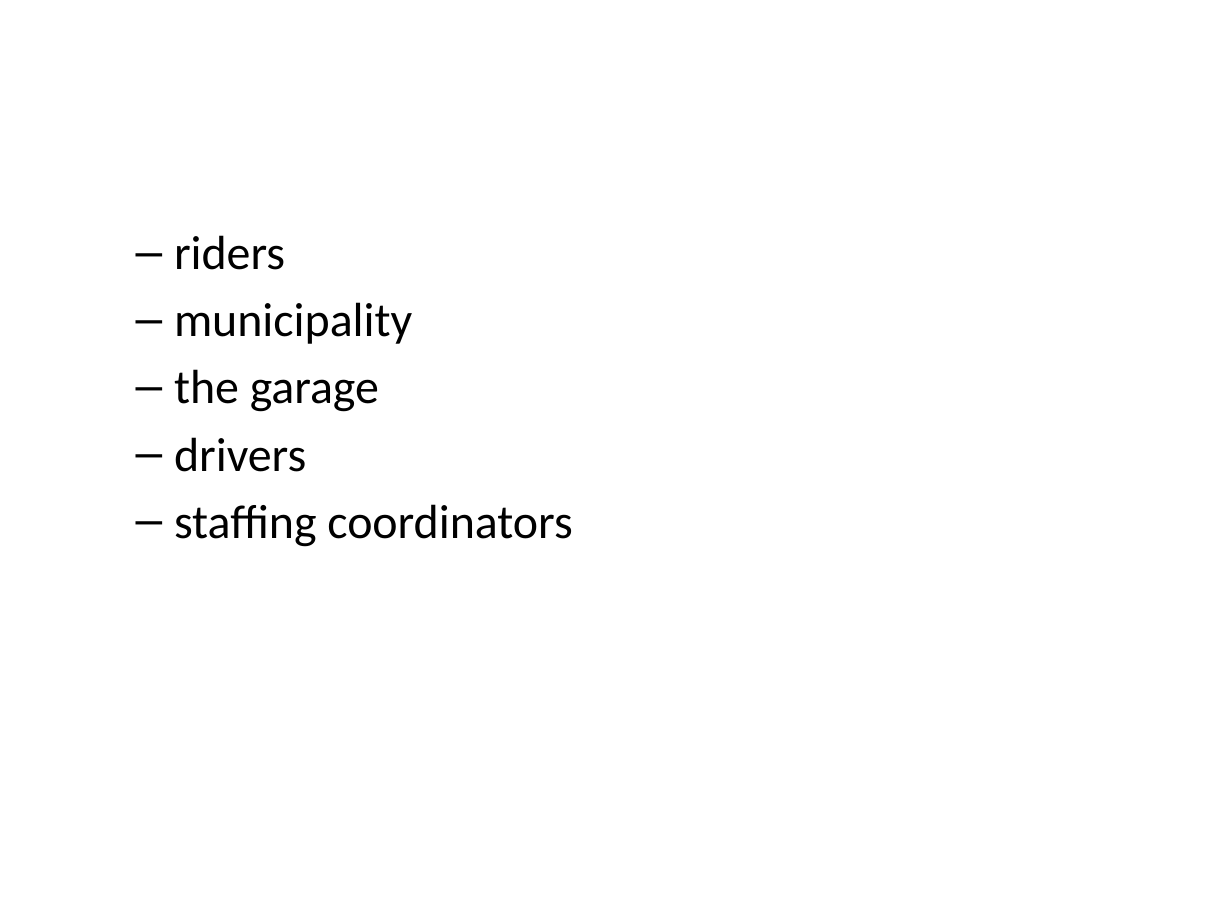
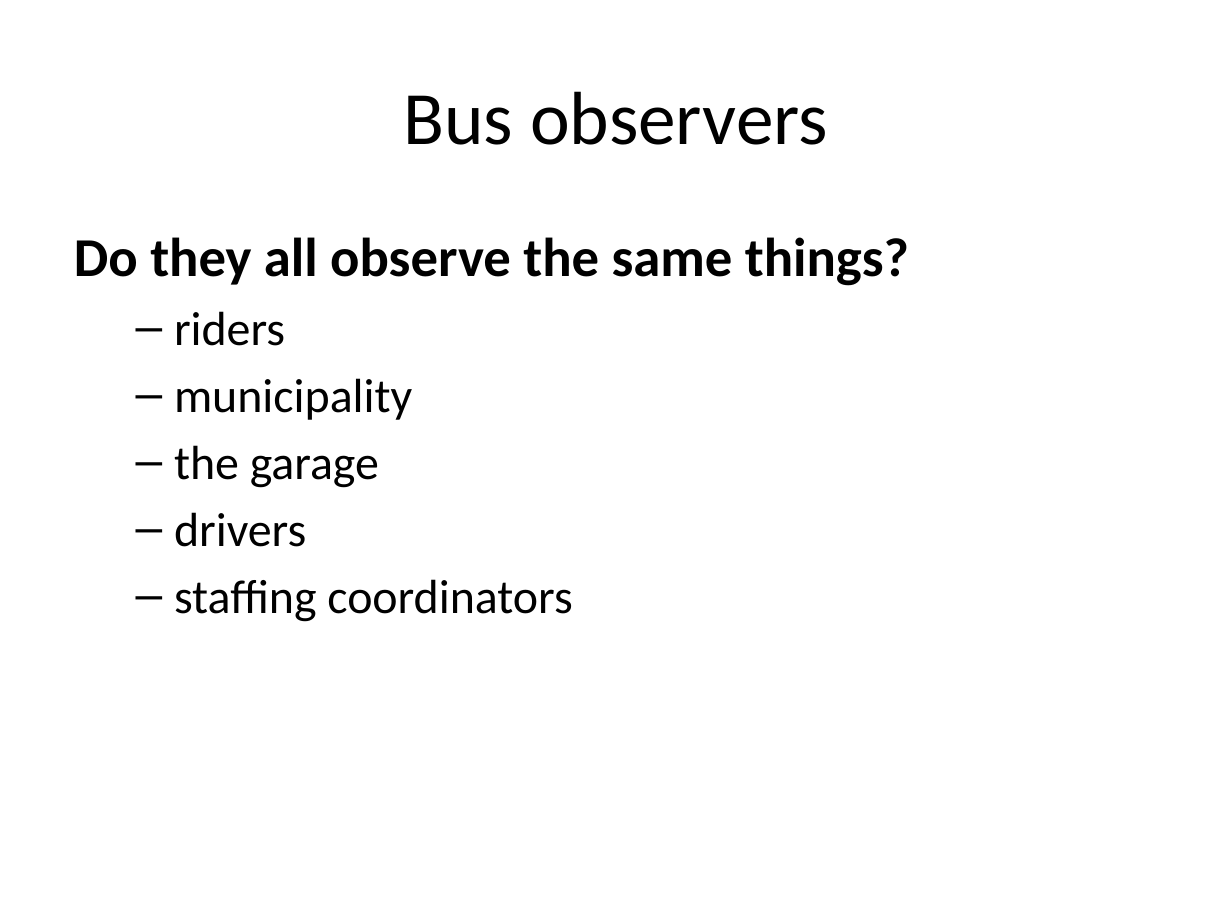
Before and after one commit to rhildred/INFO8985, a slide deck: slide 6 of observability/slides.pptx (slide 7 before the commit). Drawn at 1232x924 pixels with LibreOffice and Linux fonts; fonts in the diff are those of the drawing. Boxes give left, top, right and bottom in pixels: in the first picture for what was removed or moved away, otherwise in the second. Text is boxed around its words. In the diff, an @@ line names an element or a change of style, - is before the commit and + after.

```diff
--- a/observability/slides.pptx
+++ b/observability/slides.pptx
@@ title added at (403,91,828,145), 44 pt, text #000000 @@
+Bus observers
@@ text at (74,237,909,286): paragraph added @@
+Do they all observe the same things?
```
Also in this commit, not shown: 3 other slides changed, 1 slide added, 2 slides removed, 15 other files.
